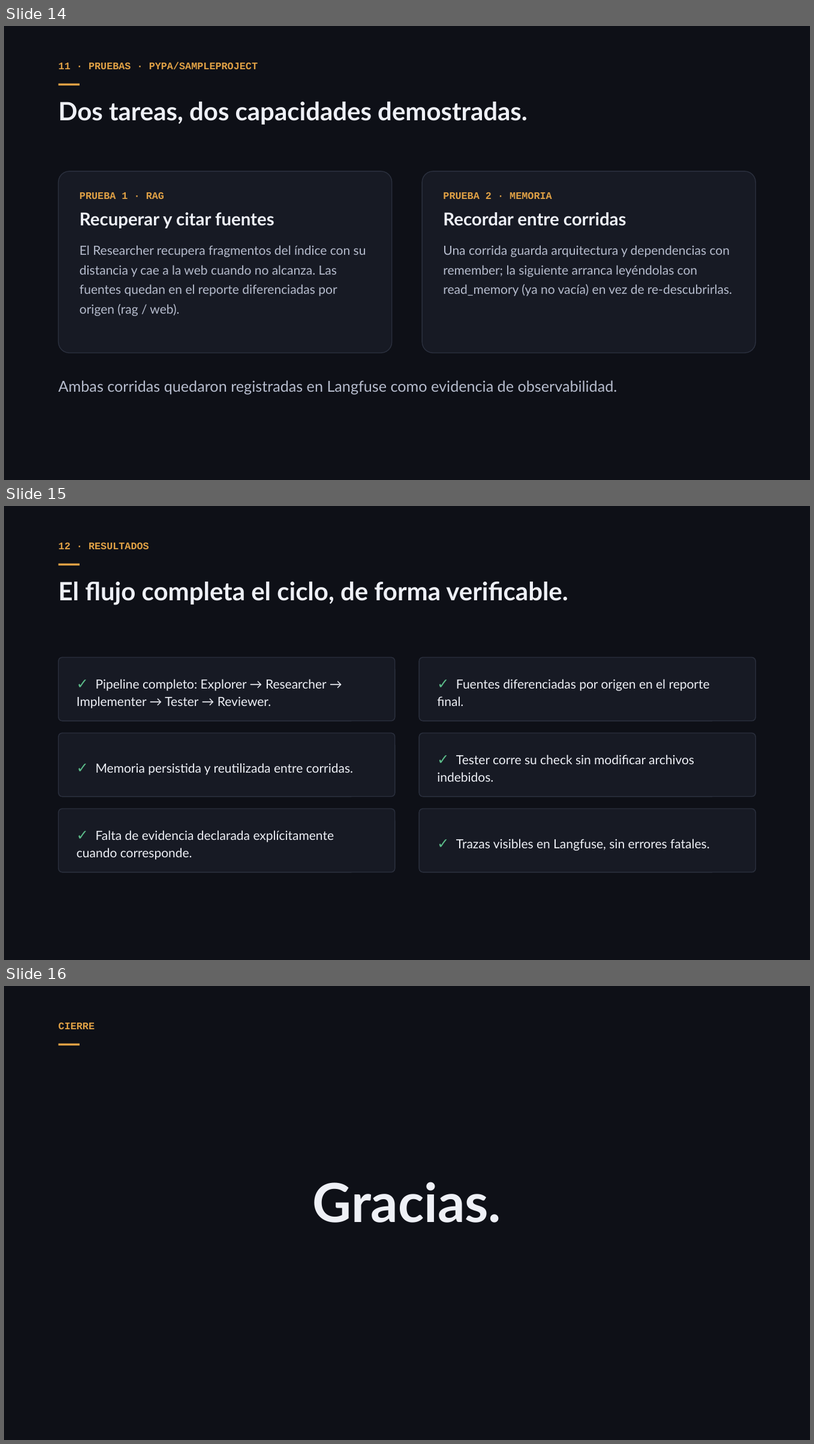
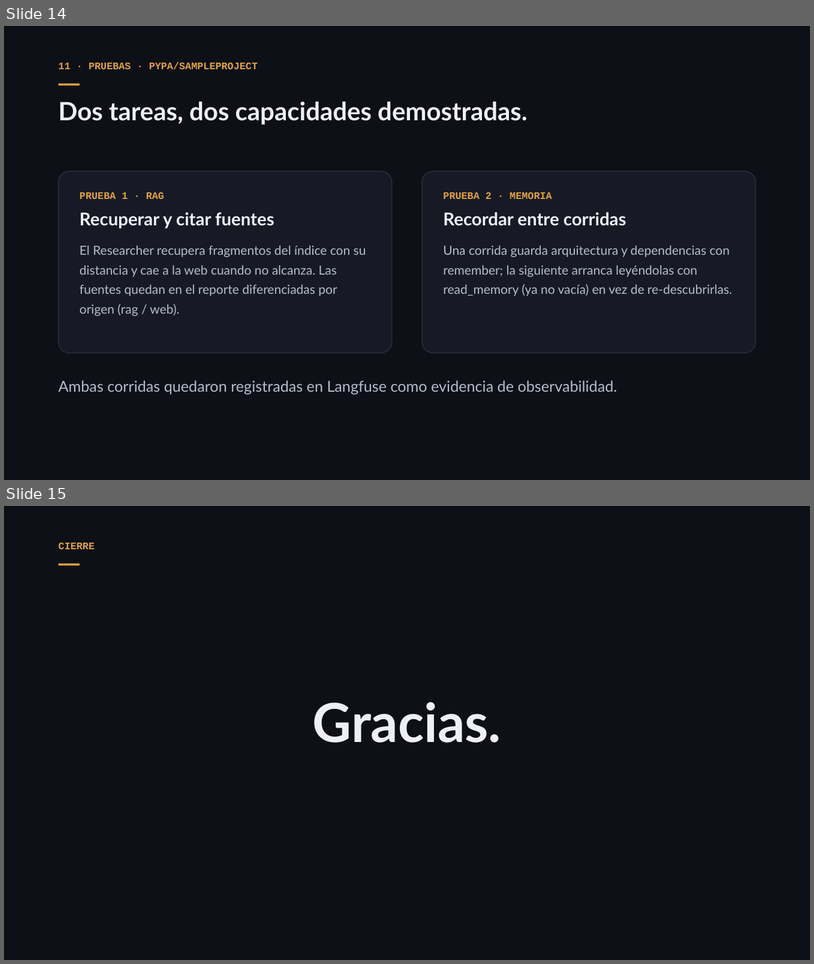
Before and after one commit to n-mangini/coding-agent, a slide deck: docs/entregables/TP-Final-Coding-Agent.pptx. Shown one above the other, each under a label of ours: slides 14, 15 and 16 before the commit, slides 14 and 15 after it. The pictures are 814x1444 and 814x964 pixels, drawn with LibreOffice and Linux fonts; fonts in the diff are those of the drawing. Boxes give left, top, right and bottom in pixels: in the first picture for what was removed or moved away, otherwise in the second. Text is boxed around its words. In the diff, an @@ line names an element or a change of style, - is before the commit and + after.

```diff
--- a/docs/entregables/TP-Final-Coding-Agent.pptx
+++ b/docs/entregables/TP-Final-Coding-Agent.pptx
@@ slide 15 removed at <box>4,506,810,960</box>, background #FFFFFF @@
@@ rectangle removed at <box>4,506,810,960</box> @@
@@ text removed at <box>59,542,149,549</box> @@
-12 · RESULTADOS
@@ rectangle removed at <box>59,564,80,565</box> @@
@@ text removed at <box>59,581,569,605</box> @@
-El flujo completa el ciclo, de forma verificable.
@@ rounded rectangle removed at <box>59,657,395,721</box> @@
@@ rounded rectangle removed at <box>420,657,756,721</box> @@
@@ text removed at <box>77,679,327,708</box> @@
-✓ Pipeline completo: Explorer → Researcher → Implementer → Tester → Reviewer.
@@ text removed at <box>437,679,710,706</box> @@
-✓ Fuentes diferenciadas por origen en el reporte final.
@@ rounded rectangle removed at <box>59,733,395,796</box> @@
@@ rounded rectangle removed at <box>420,733,756,796</box> @@
@@ text removed at <box>437,754,695,781</box> @@
-✓ Tester corre su check sin modificar archivos indebidos.
@@ text removed at <box>96,763,353,775</box> @@
-✓ Memoria persistida y reutilizada entre corridas.
@@ rounded rectangle removed at <box>59,808,395,872</box> @@
@@ rounded rectangle removed at <box>420,808,756,872</box> @@
@@ text removed at <box>77,830,335,859</box> @@
-✓ Falta de evidencia declarada explícitamente cuando corresponde.
@@ text removed at <box>456,838,710,850</box> @@
-✓ Trazas visibles en Langfuse, sin errores fatales.
@@ what was slide 16 is now slide 15 @@
```
